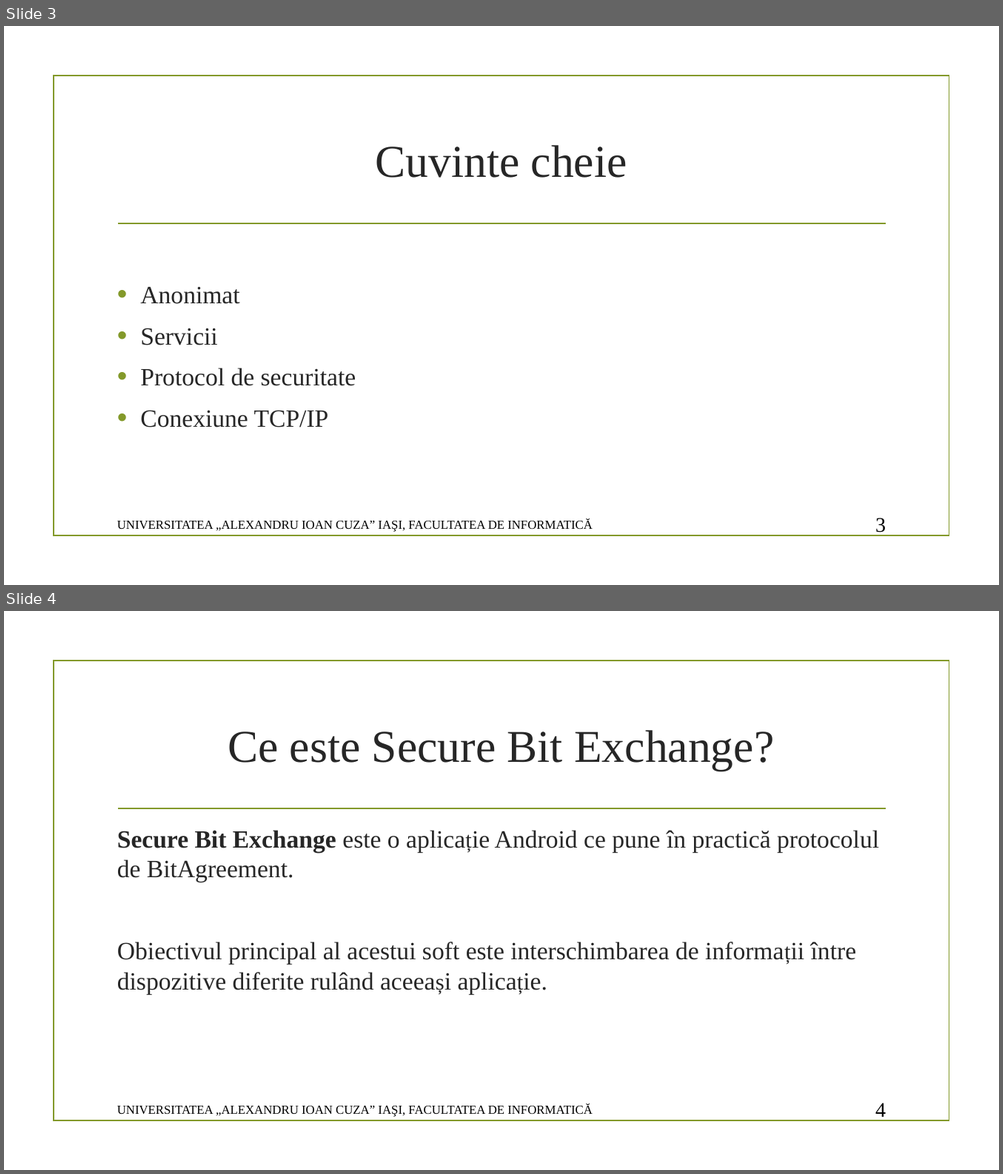
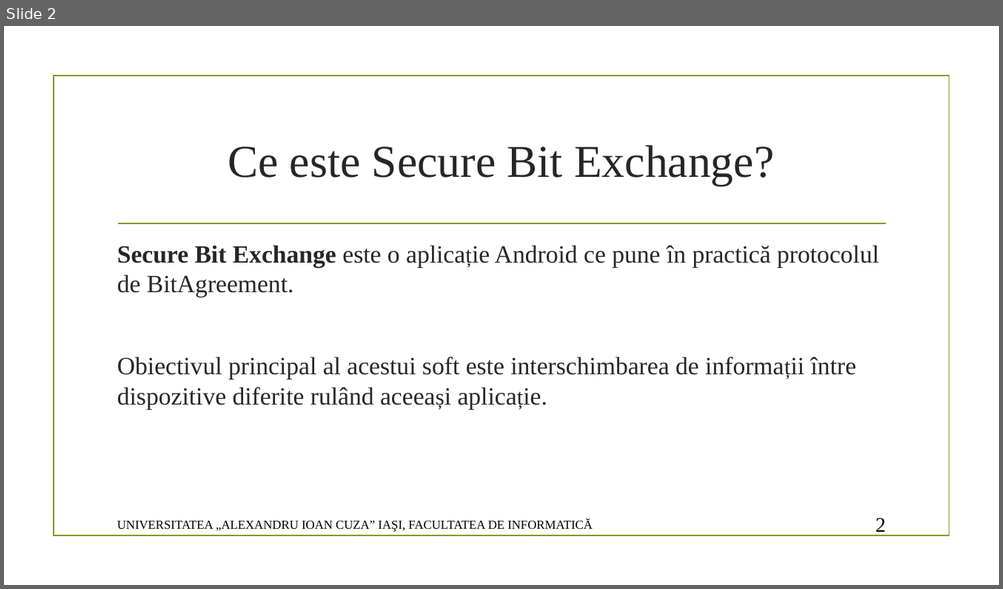
Before and after one commit to hellsms/GPSTracker, a slide deck: Licenta/Documentatie/Prezentare Secure Bit Exchange.pptx. Shown one above the other, each under a label of ours: slides 3 and 4 before the commit, slide 2 after it. The pictures are 1003x1174 and 1003x589 pixels, drawn with LibreOffice and Linux fonts; fonts in the diff are those of the drawing; background and template pictures are left out. Boxes give left, top, right and bottom in pixels: in the first picture for what was removed or moved away, otherwise in the second. Text is boxed around its words. In the diff, an @@ line names an element or a change of style, - is before the commit and + after.

```diff
--- a/Licenta/Documentatie/Prezentare Secure Bit Exchange.pptx
+++ b/Licenta/Documentatie/Prezentare Secure Bit Exchange.pptx
@@ slide 3 removed at <box>4,26,999,585</box>, background picture (left out); not listed: 2 template elements that a slide beside it also shows @@
@@ title removed at <box>375,145,627,178</box> @@
-Cuvinte cheie
@@ text removed at <box>140,286,356,428</box> @@
-• Anonimat
-• Servicii
-• Protocol de securitate
-• Conexiune TCP/IP
@@ text removed at <box>117,519,592,532</box> @@
-UNIVERSITATEA „ALEXANDRU IOAN CUZA” IAŞI, FACULTATEA DE INFORMATICĂ
@@ text removed at <box>875,518,885,537</box> @@
-3
@@ what was slide 4 is now slide 2 @@
@@ page number at <box>875,518,885,537</box>: text changed @@
-4
+2
```
Also in this commit, not shown: 2 other slides removed, 26 other files.
